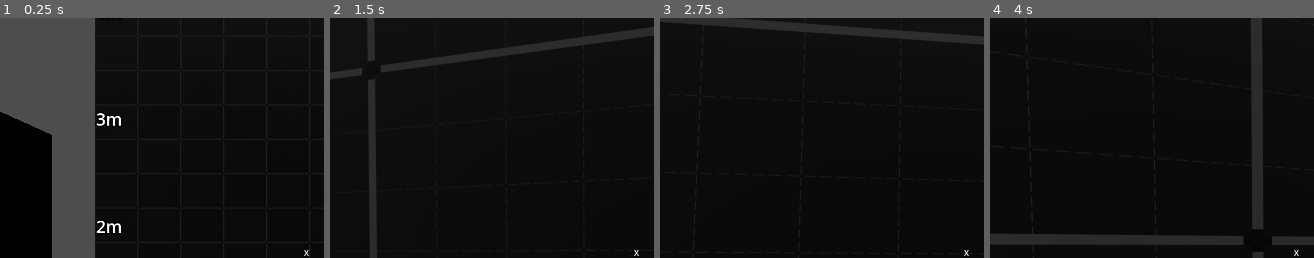
Above: before the commit, frames 1-4 (left to right).
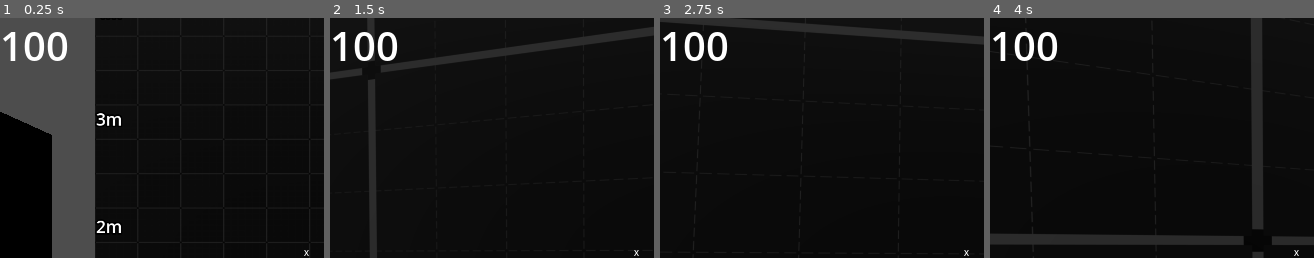
Above: after the commit, the same moments.

Repository: cdoss3/pirate-jam
Game: Godot game, scene res://testmap.tscn
The game is run twice, just before and just after one commit, with the same random seed, the same clock (stepped at 60 frames per second) and the same inputs.
Inputs (mouse positions are % of the whole screen's width and height, from its top left):
- Up to frame 1 (0.25 s): no input
- Up to frame 2 (1.5 s): tap Enter at 0.5 s; move the mouse to (56, 50) at 0.52 s; hold W (walk_forwards) from 0.53 s (still down); tap Shift (crouch) at 0.6 s; tap Space (jump) at 0.77 s; move the mouse to (45, 50) at 1.27 s; tap Ctrl (sprint) at 1.35 s
- Up to frame 3 (2.75 s): keep holding W (walk_forwards); tap Space (jump) at 1.52 s; move the mouse to (52, 48) at 2.02 s; tap Shift (crouch) at 2.1 s
- Up to frame 4 (4 s): keep holding W (walk_forwards); move the mouse to (49, 52) at 2.77 s; tap Ctrl (sprint) at 2.85 s; tap Space (jump) at 3.02, 3.77 s; move the mouse to (58, 51) at 3.52 s; tap Shift (crouch) at 3.6 s
The pictures show only the part of the screen within x 0-50%, y 0-50%; the shares and areas given below are measured in that part.

The runs differ from the first frame. In frame 1, 1.1% of the frame differs, in the area x 0-21%, y 5-18%; in frame 2, 1.1%; in frame 3, 1.1%; in frame 4, 1.1%.

Commit message:
added basic HUD
Displays health in top left.

Diff:
--- /dev/null
+++ b/scenes/hud.gd
@@ -0,0 +1,19 @@
+class_name HUD extends Control
+
+
+## SELF DEFINED FUNCTIONS
+func change_health(amount: int) -> void:
+	## Change the health on the HUD overlay
+	var current_health = int($PlayerHealth.text)
+	current_health += amount
+
+	if current_health < 0:
+		current_health = 0
+	if current_health > 100:
+		current_health = 100
+
+	$PlayerHealth.text = str(current_health)
+
+func _process(_delta: float):
+	#change_health(-1)
+	pass
--- /dev/null
+++ b/scenes/hud.tscn
@@ -0,0 +1,20 @@
+[gd_scene load_steps=2 format=3 uid="uid://dtu0y14tfrmvc"]
+
+[ext_resource type="Script" uid="uid://bkymqhqvtcyd5" path="res://scenes/hud.gd" id="1_ahhtf"]
+
+[node name="HUD" type="Control"]
+layout_mode = 3
+anchors_preset = 15
+anchor_right = 1.0
+anchor_bottom = 1.0
+grow_horizontal = 2
+grow_vertical = 2
+script = ExtResource("1_ahhtf")
+
+[node name="PlayerHealth" type="Label" parent="."]
+layout_mode = 1
+offset_right = 40.0
+offset_bottom = 23.0
+theme_override_font_sizes/font_size = 40
+text = "100"
+horizontal_alignment = 1
--- a/testmap.tscn
+++ b/testmap.tscn
@@ -1,7 +1,8 @@
-[gd_scene load_steps=16 format=3 uid="uid://djrya13pqpmwj"]
+[gd_scene load_steps=17 format=3 uid="uid://djrya13pqpmwj"]
 
 [ext_resource type="Material" uid="uid://u7jdafyhlaf6" path="res://Materials/grid.tres" id="1_cas5d"]
 [ext_resource type="PackedScene" uid="uid://duyb0w2ayelny" path="res://scenes/player.tscn" id="1_mvqnx"]
+[ext_resource type="PackedScene" uid="uid://dtu0y14tfrmvc" path="res://scenes/hud.tscn" id="3_ys0t5"]
 
 [sub_resource type="BoxShape3D" id="BoxShape3D_sveaq"]
 size = Vector3(100, 0.2, 100)
@@ -185,3 +186,5 @@
 [node name="Camera3D" type="Camera3D" parent="SubViewport/Node3D"]
 transform = Transform3D(1, 0, 0, 0, 1, 0, 0, 0, 1, 1.447, 0.0543385, 6.009)
 doppler_tracking = 1
+
+[node name="HUD" parent="." instance=ExtResource("3_ys0t5")]
Not shown, added: scenes/hud.gd.uid
